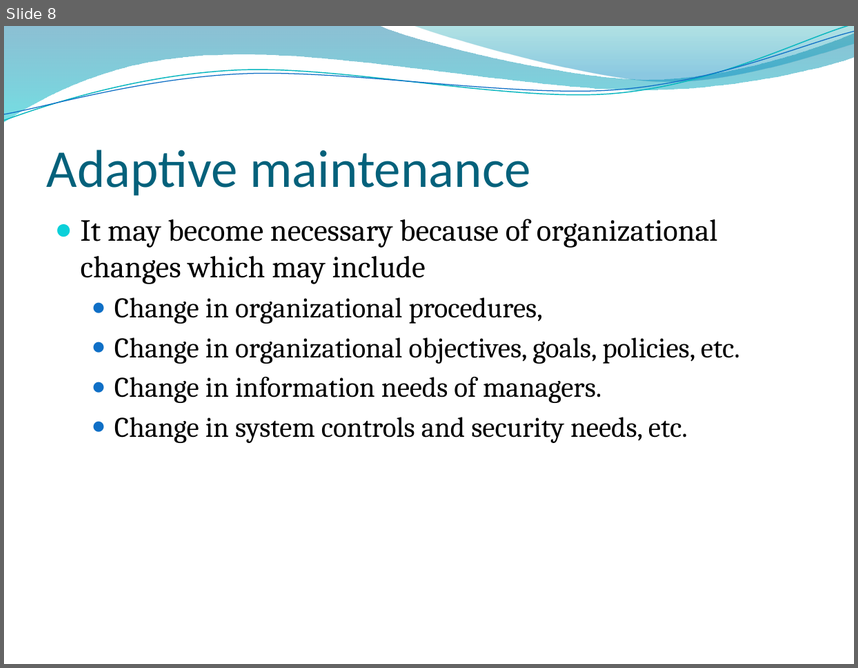
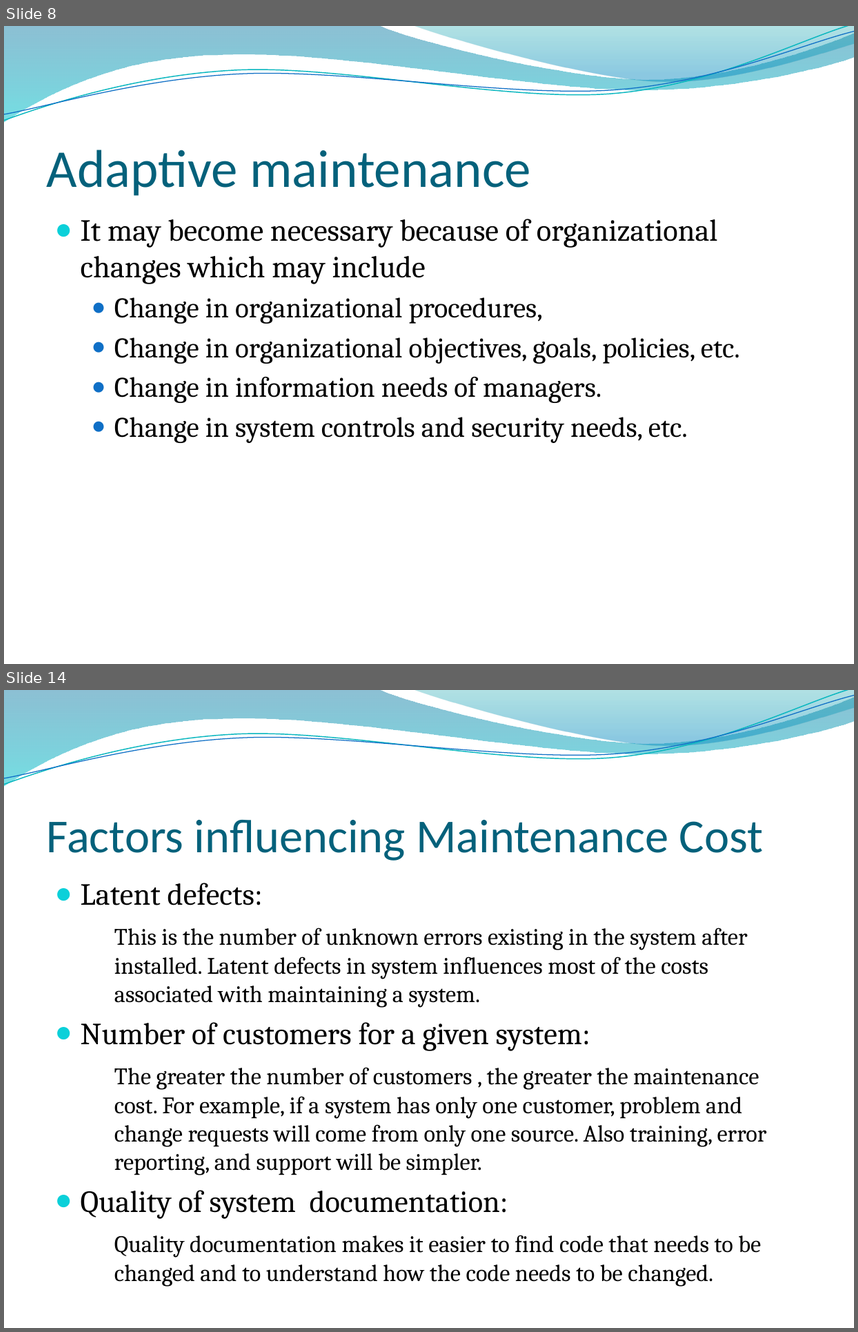
Before and after one commit to samirbaniya/extra, a slide deck: software engineering/Software Maintenance.pptx. Shown one above the other, each under a label of ours: slide 8 before the commit, slides 8 and 14 after it; the slides between them are not shown. The pictures are 858x668 and 858x1332 pixels, drawn with LibreOffice and Linux fonts; fonts in the diff are those of the drawing; background and template pictures are left out. Boxes give left, top, right and bottom in pixels: in the first picture for what was removed or moved away, otherwise in the second. Text is boxed around its words. In the diff, an @@ line names an element or a change of style, - is before the commit and + after.

Commit message:
se

```diff
--- a/software engineering/Software Maintenance.pptx
+++ b/software engineering/Software Maintenance.pptx
@@ slide 14 added at (4,690,854,1328), background picture (left out); not listed: 4 template elements that a slide beside it also shows @@
@@ title added at (47,820,763,860), 40 pt, text #04617B @@
+Factors influencing Maintenance Cost
@@ text added at (81,883,767,1286), 20 pt, text #000000 @@
+● Latent defects:
+  This is the number of unknown errors existing in the system after installed. Latent defects in system influences most of the costs associated with maintaining a system.
+● Number of customers for a given system:
+  The greater the number of customers , the greater the maintenance cost. For example, if a system has only one customer, problem and change requests will come from only one source. Also training, error reporting, and support will be simpler.
+● Quality of system documentation:
+  Quality documentation makes it easier to find code that needs to be changed and to understand how the code needs to be changed.
```
Also in this commit, not shown: 1 slide changed, 8 other slides added.
